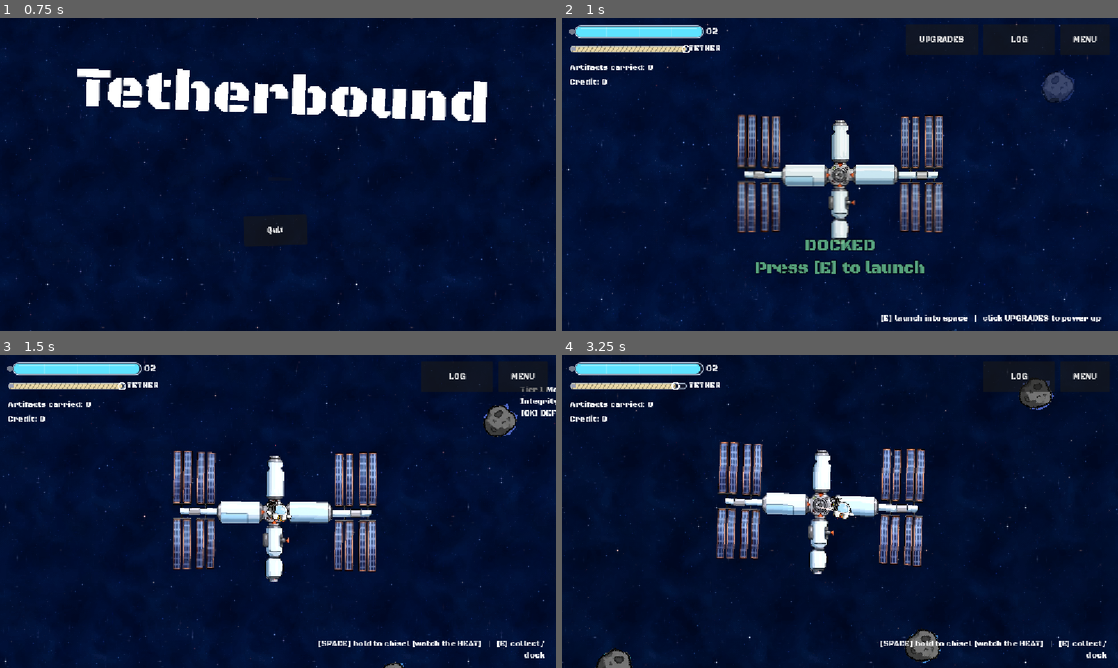
Above: before the commit, frames 1-4 (two rows, left to right).
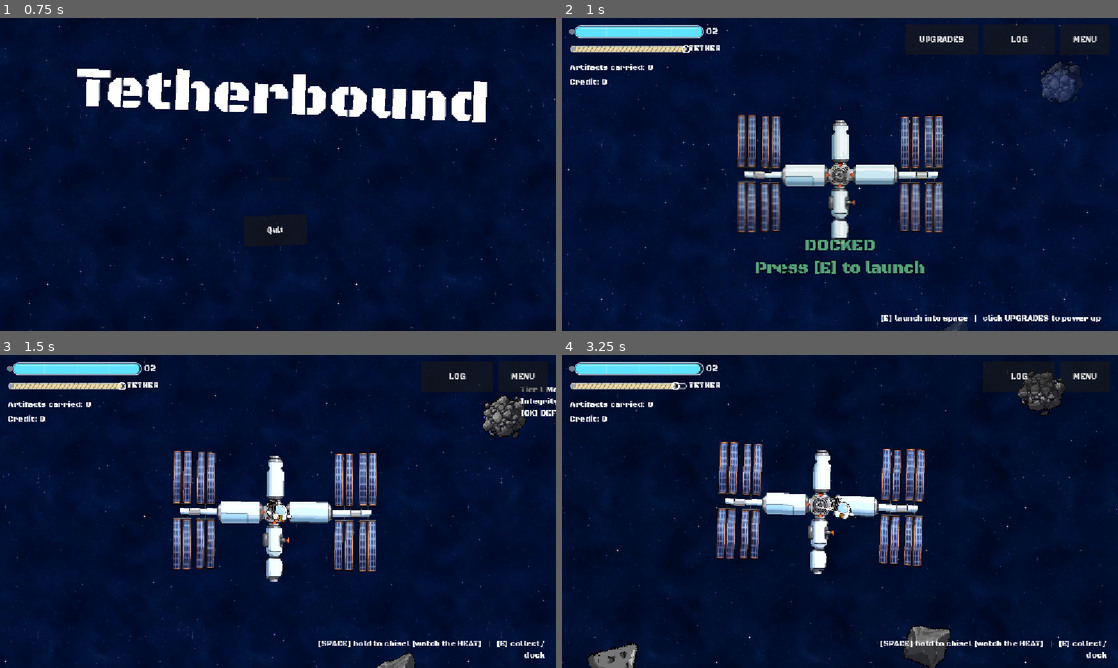
Above: after the commit, the same moments.

Repository: sirakit/Godot_Game_Jam_Project
Game: Godot game, scene res://Scenes/main_menu.tscn
The game is run twice, just before and just after one commit, with the same random seed, the same clock (stepped at 60 frames per second) and the same inputs.
Inputs (mouse positions are in pixels of both pictures, inside the frame that each line leads up to):
- Up to frame 1 (0.75 s): click "Start" at 0.5 s
- Up to frame 2 (1 s): no input
- Up to frame 3 (1.5 s): tap E (interact) at 1.25 s; move the mouse to (500, 420) at 1.27 s; hold D (move_right) from 1.28 s (still down); hold Space (chisel) from 1.28 s (still down); click (500, 420) at 1.42 s
- Up to frame 4 (3.25 s): move the mouse to (728, 527) at 2.02 s; release D (move_right) at 2.03 s; release Space (chisel) at 2.03 s; hold S (move_down) 2.03-2.78 s; tap E (interact) at 2.1, 2.75 s; move the mouse to (956, 658) at 2.77 s; hold D (move_right) from 2.78 s (still down); hold F (recall) from 2.78 s (still down); click (956, 658) at 2.92 s

Frame 1 is identical in both runs. In frame 2, 0.3% of the frame differs, in the area x 68-93%, y 13-100%; in frame 3, 0.9%; in frame 4, 1.6%, in the area x 4-91%, y 5-100%.

Commit message:
Updated version 0.5.0
Added spine to meteorite in each tiers

Diff:
--- a/Scenes/meteorite.tscn
+++ b/Scenes/meteorite.tscn
@@ -20,7 +20,7 @@
 polygon = PackedVector2Array(-11, -16, 9, -25, 12, -17, 25, -11, 25, 6, 18, 18, 5, 22, 4, 16, -6, 16, -10, 20, -15, 12, -22, -1)
 
 [node name="Sprite2D" type="Sprite2D" parent="Visual/RockShape" unique_id=176198367]
-position = Vector2(-6.197802, 4.0869575)
+position = Vector2(3.3946304, -4.086956)
 scale = Vector2(0.20785452, 0.20559524)
 texture = ExtResource("2_yk4mi")
 
--- a/Scenes/space.tscn
+++ b/Scenes/space.tscn
@@ -14,6 +14,8 @@
 [ext_resource type="PackedScene" uid="uid://dmtdyso0b36d" path="res://Scenes/debris.tscn" id="7_kqa63"]
 [ext_resource type="Script" uid="uid://bsf5x6o7re4ep" path="res://Scripts/collection_log.gd" id="9_kqa63"]
 [ext_resource type="FontFile" uid="uid://dvugw8ql7pn07" path="res://Assets/fonts/Black_Ops_One/BlackOpsOne-Regular.ttf" id="11_0b4c6"]
+[ext_resource type="Texture2D" uid="uid://cff2doc4el5fg" path="res://Assets/hud/HUD O2.png" id="15_xfpl3"]
+[ext_resource type="Texture2D" uid="uid://bcdqagpeg2ima" path="res://Assets/hud/HUD Tether.png" id="16_k6lkr"]
 
 [sub_resource type="CanvasItemMaterial" id="CanvasItemMaterial_xepy2"]
 blend_mode = 1
@@ -129,15 +131,16 @@
 layout_mode = 2
 columns = 2
 
-[node name="OxygenBar" type="ProgressBar" parent="CanvasLayer2/UI" unique_id=71382715]
+[node name="OxygenBar" type="TextureProgressBar" parent="CanvasLayer2/UI" unique_id=560104021]
 layout_mode = 1
 offset_left = 16.0
 offset_top = 14.0
 offset_right = 294.0
 offset_bottom = 41.0
-theme_override_fonts/font = ExtResource("11_0b4c6")
-
-[node name="TetherBar" type="ProgressBar" parent="CanvasLayer2/UI" unique_id=1037017662]
+nine_patch_stretch = true
+texture_under = ExtResource("15_xfpl3")
+
+[node name="TetherBar" type="TextureProgressBar" parent="CanvasLayer2/UI" unique_id=328159776]
 layout_mode = 1
 anchors_preset = -1
 anchor_top = 0.5
@@ -147,7 +150,8 @@
 offset_right = 259.0
 offset_bottom = -247.0
 grow_vertical = 2
-theme_override_fonts/font = ExtResource("11_0b4c6")
+nine_patch_stretch = true
+texture_under = ExtResource("16_k6lkr")
 
 [node name="PointsLabel" type="Label" parent="CanvasLayer2/UI" unique_id=474903319]
 layout_mode = 0
--- a/Scripts/Meteorite/meteorite.gd
+++ b/Scripts/Meteorite/meteorite.gd
@@ -1,8 +1,8 @@
 extends Node2D
 
 const SKIN_PATH := "res://Scenes/meteorite_skins/tier_%02d.tscn"
-const HEAVY_ROCK_PATH := "res://Assets/sprites/meteorites/meteorite_2.png"
-const HEAVY_ROCK_FIX := 1.5
+const TIER_SPRITE_PATH: String = "res://Assets/sprites/meteorites/tier_%02d.png"
+const BASE_ROCK_DISPLAY_SIZE: float = 112.0
 const OVERDRIVE_MAX := 0.5        # โบนัสความเร็วตอกสูงสุดที่เส้นอันตราย
 const SWEET_START := 0.45         # Overdrive เริ่มที่ 45% ของเส้นอันตราย
 const VENT_WIDTH := 0.17          # หน้าต่าง VENT กว้าง 17% ของ heat_max ใต้เส้นอันตราย
@@ -417,10 +417,11 @@
 	artifact_tint = MeteoriteTiers.TINTS[i].lightened(0.3)
 	rock_scale_mult = MeteoriteTiers.SIZE[i]
 	hover_area.scale = Vector2.ONE * MeteoriteTiers.SIZE[i]
-	if tier >= 7:
-		rock_scale_mult *= HEAVY_ROCK_FIX
-		if ResourceLoader.exists(HEAVY_ROCK_PATH):
-			rock_texture = load(HEAVY_ROCK_PATH) as Texture2D
+
+	var sprite_path: String = TIER_SPRITE_PATH % tier
+	if ResourceLoader.exists(sprite_path):
+		rock_texture = load(sprite_path) as Texture2D
+
 	drift_radius = 30.0 + 5.0 * tier
 	drift_speed = 0.8 + 0.1 * tier
 	spin_speed = 0.2 + 0.04 * tier
@@ -430,7 +431,12 @@
 	rock_shape.color = rock_color
 	if rock_texture != null:
 		rock_sprite.texture = rock_texture
-	rock_sprite.scale *= rock_scale_mult
+
+	# ปรับสเกลจากขนาดพิกเซลจริงของรูป เพื่อป้องกันปัญหาหินบางรูปเล็กหรือใหญ่เกินไป
+	if rock_sprite.texture != null:
+		var longest_rock: float = float(maxi(rock_sprite.texture.get_width(), rock_sprite.texture.get_height()))
+		if longest_rock > 0.0:
+			rock_sprite.scale = Vector2.ONE * ((BASE_ROCK_DISPLAY_SIZE / longest_rock) * rock_scale_mult)
 
 	artifact_sprite.visible = false
 	var tex: Texture2D = ArtifactDB.get_texture(artifact_name)
@@ -441,10 +447,10 @@
 		tex = _make_placeholder_orb()
 		artifact_sprite.texture = tex
 		artifact_sprite.modulate = artifact_tint
-	var longest: float = float(maxi(tex.get_width(), tex.get_height()))
-	_artifact_final_scale = Vector2.ONE * (artifact_display_size / longest)
+
+	var longest_art: float = float(maxi(tex.get_width(), tex.get_height()))
+	_artifact_final_scale = Vector2.ONE * (artifact_display_size / longest_art)
 	artifact_sprite.scale = _artifact_final_scale
-
 
 func _make_placeholder_orb() -> Texture2D:
 	var g := Gradient.new()
--- a/Scripts/chisel_hud.gd
+++ b/Scripts/chisel_hud.gd
@@ -10,13 +10,22 @@
 var _rock: Node2D = null
 var _lost_timer: float = 0.0
 var _gradient: GradientTexture2D
+var _grad_danger: float = -1.0
 
 func _ready() -> void:
 	mouse_filter = Control.MOUSE_FILTER_IGNORE
 	_player = get_tree().get_first_node_in_group("player")
+
+# ไล่สีให้ "แดง" เริ่มตรงเส้นอันตรายพอดี (เส้นอยู่ 70% ก่อนแร่โผล่ และ 42% หลังแร่โผล่ จึงสร้างใหม่เมื่อค่าเปลี่ยน)
+func _make_gradient(d: float) -> void:
 	var g := Gradient.new()
-	g.offsets = PackedFloat32Array([0.0, 0.5, 1.0])
-	g.colors = PackedColorArray([Color(1.0, 0.85, 0.3), Color(1.0, 0.55, 0.15), Color(0.95, 0.15, 0.1)])
+	g.offsets = PackedFloat32Array([0.0, d * 0.75, d, 1.0])
+	g.colors = PackedColorArray([
+		Color(1.0, 0.85, 0.3),      # เหลือง: ปลอดภัย
+		Color(1.0, 0.6, 0.2),       # ส้ม: ใกล้เส้น
+		Color(0.95, 0.15, 0.1),     # แดง: เริ่มที่เส้นอันตราย
+		Color(0.6, 0.05, 0.05),     # แดงเข้ม: ใกล้ JAM
+	])
 	_gradient = GradientTexture2D.new()
 	_gradient.gradient = g
 	_gradient.width = 256
@@ -79,37 +88,38 @@
 	var text_col := Color(0.05, 0.07, 0.12) if ratio > 0.45 else Color.WHITE
 	draw_string(font, r.position + Vector2(8.0, r.size.y - 6.0), text, HORIZONTAL_ALIGNMENT_LEFT, r.size.x - 16.0, 14, text_col)
 
+# แถบความร้อนแบบเรียบ: ไล่สีเหลือง → แดง + เส้นอันตราย + โซนแดงจางหลังเส้น ไม่มี COLD / OVERDRIVE / ช่องเขียว
 func _draw_heat(r: Rect2, font: Font) -> void:
 	var heat_r: float = clampf(_rock.heat / _rock.heat_max, 0.0, 1.0)
 	var d: float = _rock.danger_ratio()
+	if absf(d - _grad_danger) > 0.001:
+		_make_gradient(d)
+		_grad_danger = d
+
 	var dark := Color(0.12, 0.14, 0.2, 0.92)
 	draw_rect(r, dark)
-	draw_texture_rect(_gradient, r, false)                        # ไล่สีเต็มแถบ
-	draw_rect(Rect2(r.position.x + r.size.x * heat_r, r.position.y, r.size.x * (1.0 - heat_r), r.size.y), dark)   # บังส่วนที่ยังไม่ร้อน
+	draw_texture_rect(_gradient, r, false)
+	draw_rect(Rect2(r.position.x + r.size.x * heat_r, r.position.y, r.size.x * (1.0 - heat_r), r.size.y), dark)
 
-	var vw := r.size.x * ChiselHud.VENT_W
-	draw_rect(Rect2(r.position.x + r.size.x * d - vw, r.position.y - 4.0, vw, 4.0), Color(0.4, 1.0, 0.5))      # หน้าต่าง VENT
 	var dx := r.position.x + r.size.x * d
-	draw_line(Vector2(dx, r.position.y - 5.0), Vector2(dx, r.end.y + 4.0), Color.WHITE, 3.0)                      # เส้นอันตราย
-	var sx := r.position.x + r.size.x * d * 0.45
-	draw_line(Vector2(sx, r.position.y), Vector2(sx, r.end.y), Color(1, 1, 1, 0.35), 1.0)                         # เริ่ม Overdrive
-	draw_rect(r, Color(1, 1, 1, 0.45), false, 2.0)
+	draw_rect(Rect2(dx, r.position.y, r.end.x - dx, r.size.y), Color(0.9, 0.1, 0.1, 0.22))     # โซนอันตราย โชว์ตลอด
+	draw_line(Vector2(dx, r.position.y - 5.0), Vector2(dx, r.end.y + 4.0), Color.WHITE, 3.0)   # เส้นอันตราย
 
-	var state := "COLD"
-	var col := Color(0.7, 0.85, 1.0)
+	var hot := heat_r > d
+	draw_rect(r, Color(1.0, 0.3, 0.25, 0.95) if hot else Color(1, 1, 1, 0.45), false, 2.0)
+
+	var t := Time.get_ticks_msec() / 1000.0
+	var state := ""                                     # ปกติไม่ขึ้นข้อความอะไร
+	var col := Color(1.0, 0.3, 0.25)
 	if _rock.is_jammed():
 		state = "JAMMED"
-		col = Color(1.0, 0.3, 0.25)
+	elif hot:
+		state = "OVERHEAT   quality dropping"
+		col.a = 0.6 + 0.4 * absf(sin(t * 10.0))         # กะพริบเตือน
 	elif _rock.vent_flash > 0.0:
-		state = "VENT!"
+		state = "NICE RELEASE!"
 		col = Color(0.4, 1.0, 0.5)
-	elif heat_r > d:
-		state = "OVERHEAT  -quality"
-		col = Color(1.0, 0.3, 0.25)
-	elif heat_r > d * 0.45:
-		state = "OVERDRIVE  x%.2f" % _rock.overdrive_mult()
-		col = Color(1.0, 0.8, 0.3)
+
 	draw_string(font, r.position + Vector2(8.0, r.size.y - 6.0), "HEAT", HORIZONTAL_ALIGNMENT_LEFT, 80.0, 14, Color.WHITE)
-	draw_string(font, Vector2(r.end.x + 10.0, r.end.y - 5.0), state, HORIZONTAL_ALIGNMENT_LEFT, 190.0, 14, col)
-
-const VENT_W := 0.17
+	if state != "":
+		draw_string(font, Vector2(r.end.x + 10.0, r.end.y - 5.0), state, HORIZONTAL_ALIGNMENT_LEFT, 220.0, 14, col)
Binary file added: Assets/hud/HUD O2.png
Not shown, added: Assets/hud/HUD O2.png.import
Binary file added: Assets/hud/HUD Tether.png
Not shown, added: Assets/hud/HUD Tether.png.import
Binary file added: Assets/sprites/meteorites/tier_01.png
Not shown, added: Assets/sprites/meteorites/tier_01.png.import
Binary file added: Assets/sprites/meteorites/tier_02.png
Not shown, added: Assets/sprites/meteorites/tier_02.png.import
Binary file added: Assets/sprites/meteorites/tier_03.png
Not shown, added: Assets/sprites/meteorites/tier_03.png.import
Binary file added: Assets/sprites/meteorites/tier_04.png
Not shown, added: Assets/sprites/meteorites/tier_04.png.import
(and 12 more such lines)
